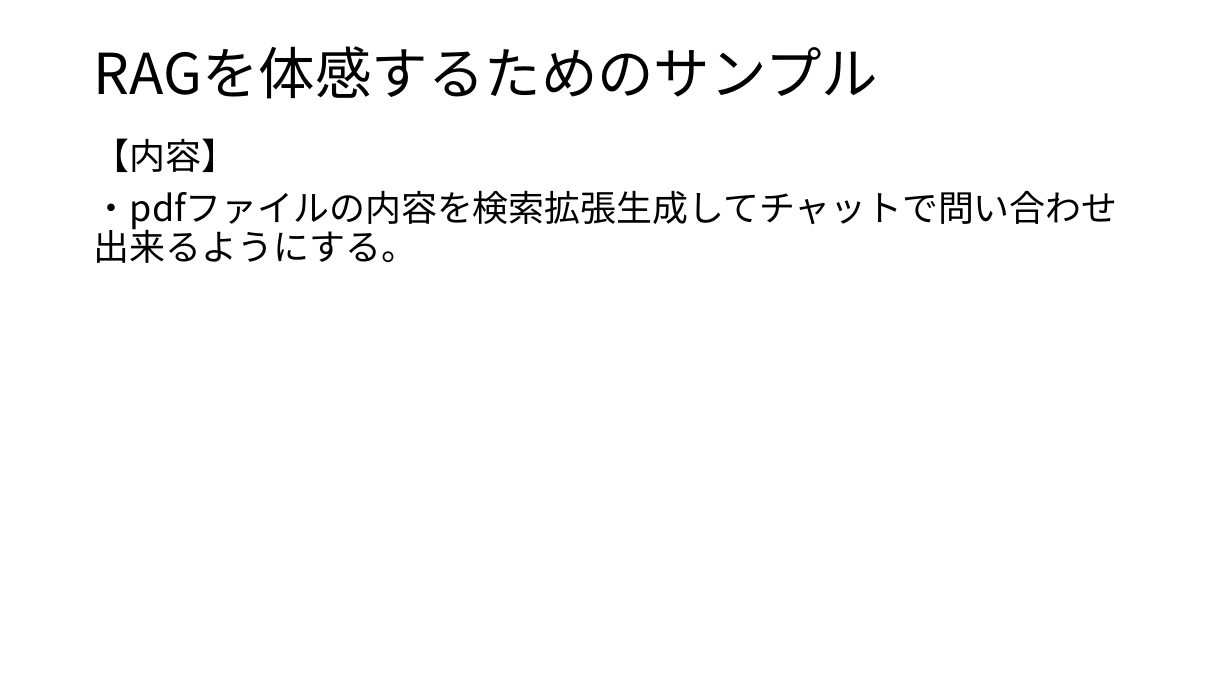
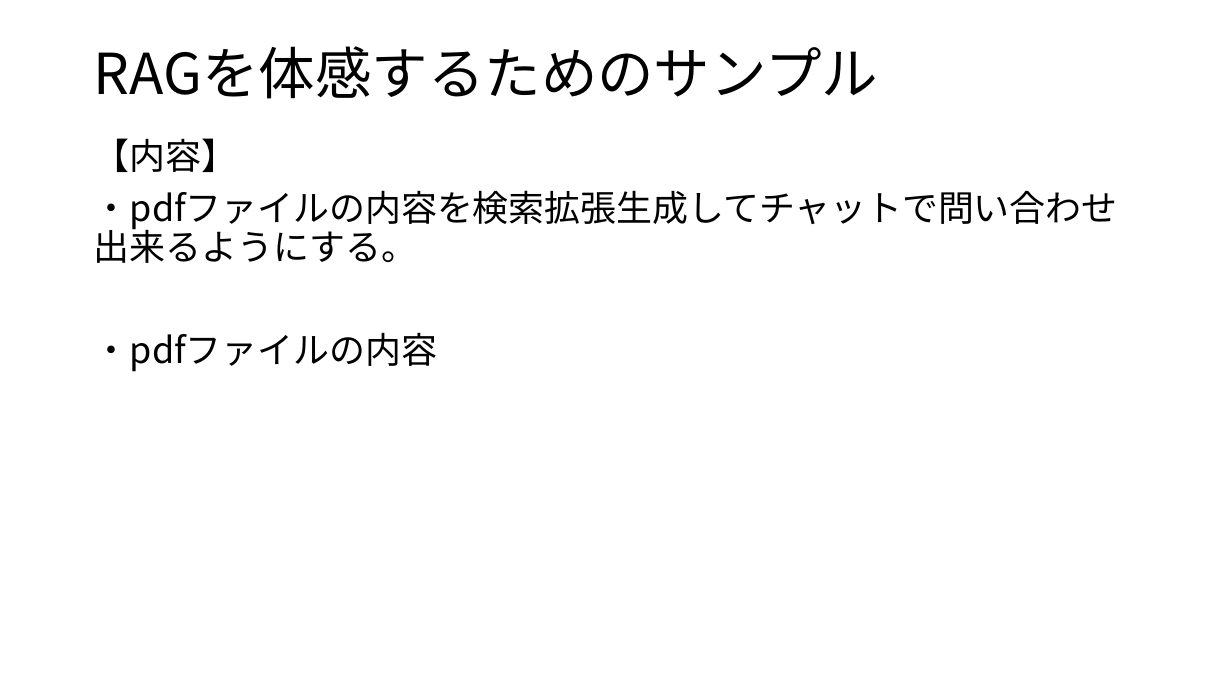
Before and after one commit to koga-miko/misc, a slide deck: slide 3 of raspberry-pi-report/RAGの検証_Gemma2_qdrant.pptx. Drawn at 1232x693 pixels with LibreOffice and Linux fonts; fonts in the diff are those of the drawing. Boxes give left, top, right and bottom in pixels: in the first picture for what was removed or moved away, otherwise in the second. Text is boxed around its words. In the diff, an @@ line names an element or a change of style, - is before the commit and + after.

```diff
--- a/raspberry-pi-report/RAGの検証_Gemma2_qdrant.pptx
+++ b/raspberry-pi-report/RAGの検証_Gemma2_qdrant.pptx
@@ text at [94, 332, 437, 372]: paragraph added @@
+・pdfファイルの内容
```
Also in this commit, not shown: 3 other slides changed, 4 other files.
